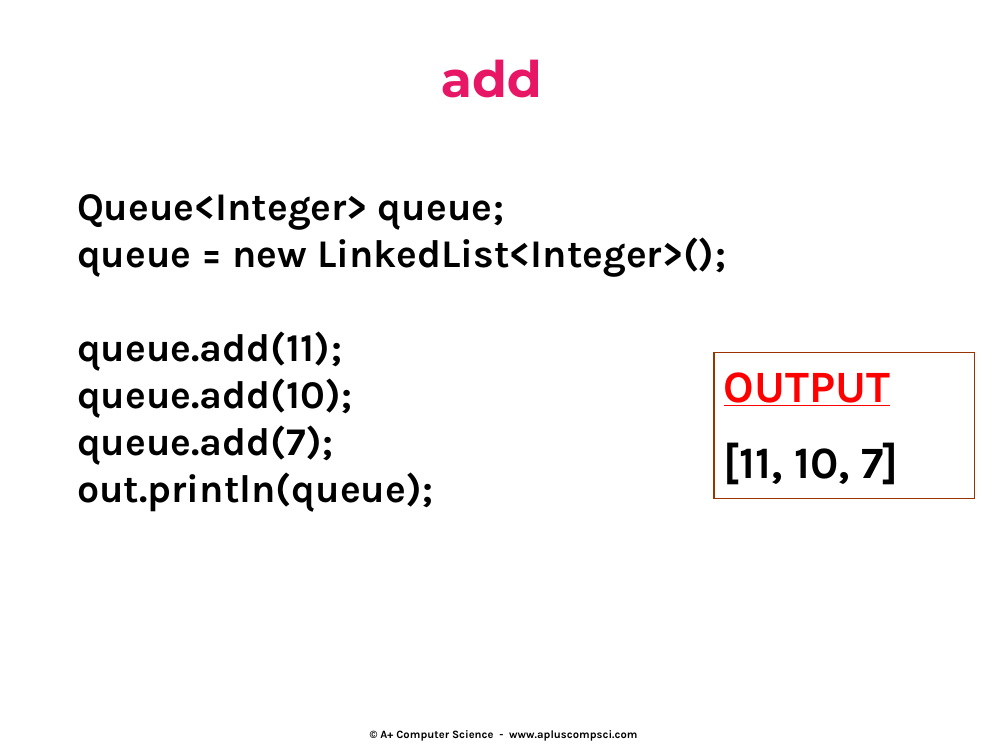
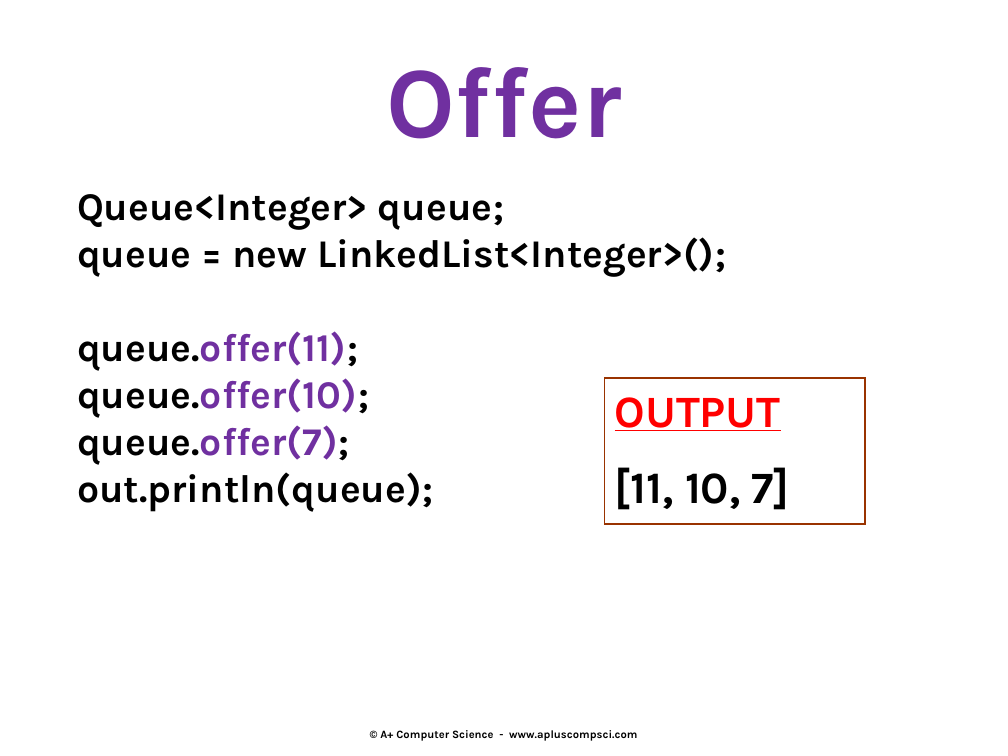
Before and after one commit to Cy-FairCS/cs3, a slide deck: slide 19 of u06c_queues/notes/_queues.pptx (slide 18 before the commit). Drawn at 1008x756 pixels with LibreOffice and Linux fonts; fonts in the diff are those of the drawing. Boxes give left, top, right and bottom in pixels: in the first picture for what was removed or moved away, otherwise in the second. Text is boxed around its words. In the diff, an @@ line names an element or a change of style, - is before the commit and + after.

```diff
--- a/u06c_queues/notes/_queues.pptx
+++ b/u06c_queues/notes/_queues.pptx
@@ text removed at <box>441,59,542,98</box> @@
-add
@@ text added at <box>386,67,622,139</box>, 72 pt, text #7030A0, bold @@
+Offer
@@ text at <box>77,331,369,465</box>: text changed; text colour #000000 to #7030A0 @@
-queue.add(11);
-queue.add(10);
-queue.add(7);
+queue.offer(11);
+queue.offer(10);
+queue.offer(7);
@@ rectangle "OUTPUT": place and size @@
-rectangle "OUTPUT" at <box>714,353,974,499</box>
+rectangle "OUTPUT" at <box>605,378,865,524</box>
```
Also in this commit, not shown: 7 other slides changed, 4 slides added.
